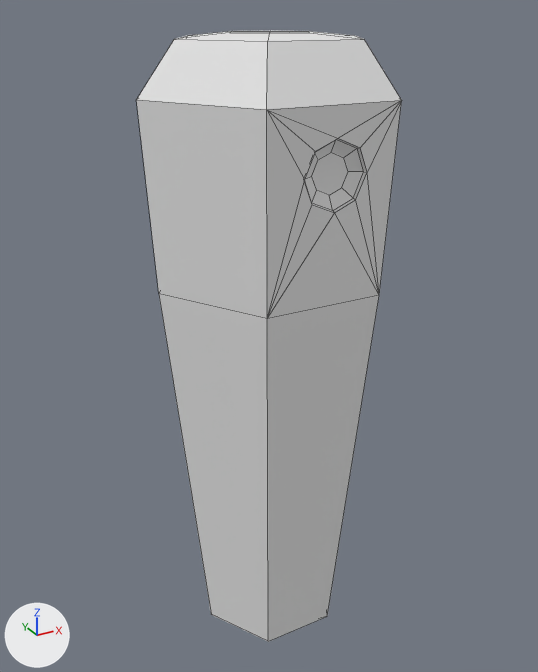
Two versions of the OBJ model Space Raiders/Assets/PeetFolder/Models/Shrien 3.obj, one commit apart.
The view is the same before and after, from a 50 mm lens placed at (-4.01, -7.34, 8.09), pointed at (0.12, 0.16, 4.34). The lights are fixed; the arrows at lower left show +X, +Y and +Z. Mesh edges are drawn as thin lines. Where no turn or scale is listed for an object, it has been applied to the vertices.

The scene before the commit, as lines of its bpy script (objects in view):
```python
me_shrien_3 = bpy.data.meshes.new('Shrien 3')
me_shrien_3.from_pydata(...)  # 62 vertices, 70 faces; spans x -1.46..1.54, y -1.3..1.3, z 0.0..7.87
# faces by material slot: [41, 29]
me_shrien_3.materials.append(mat_pprism4sg)  # white #e7e7e7
me_shrien_3.materials.append(mat_pprism4sg1)  # white #e7e7e7
ob_shrien_3 = bpy.data.objects.new('Shrien 3', me_shrien_3)
ob_shrien_3.location = (0.0, 0.0, 0.0)
```
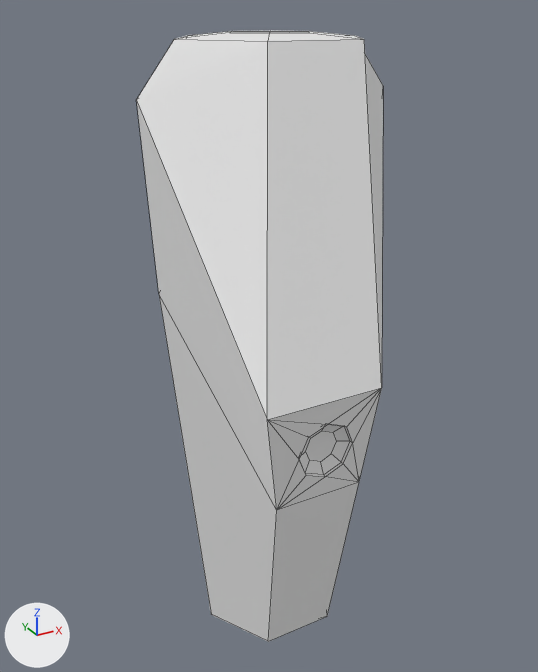
Location of each change, [x1, y1, x2, y2] in pixels of the pictures (538 x 672 px; the box of a moved part takes in the faces that stretch with it):
'Shrien 3', reshaped (7% narrower): before [137, 30, 402, 642]; after [137, 30, 383, 642]
part 1 of me_shrien_3, moved or reshaped: before [335, 100, 402, 294]; after [326, 389, 382, 482]
part 2 of me_shrien_3, moved or reshaped: before [137, 39, 401, 180]; after [137, 39, 383, 459]
part 3 of me_shrien_3, moved or reshaped: before [305, 138, 367, 212]; after [299, 424, 353, 477]
part 4 of me_shrien_3, moved or reshaped: before [137, 100, 379, 639]; after [137, 102, 359, 639]

The change in detail:
me_shrien_3 has 62 vertices, 70 faces and spans x -1.46..1.54, y -1.3..1.3, z 0.0..7.87.
me_shrien_3 is used by ob_shrien_3; location (0.0, 0.0, 0.0).
me_shrien_3 part 1: the 1 vertex in x 0.74, y -1.21, z 5.22 is moved by (-0.12, 0.0, -2.4).
me_shrien_3 part 2: all 2 vertices in x -0.71..0.79, y -1.3, z 7.27 are moved by (0.0, 0.0, -3.16).
me_shrien_3 part 3: all 24 vertices in x -0.28..0.45, y -1.28..-1.15, z 6.23..6.96 are moved by (0.0, 0.0, -3.13).
me_shrien_3 part 4: the 1 vertex in x -0.65, y -1.21, z 5.22 is moved by (0.12, 0.0, -2.4).
